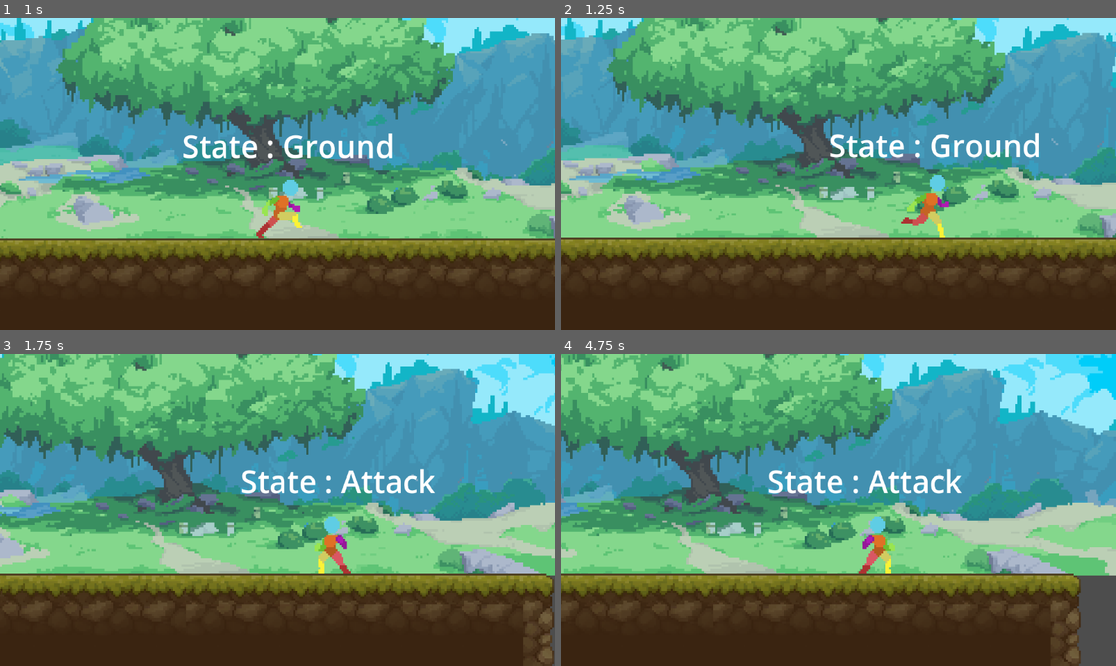
Above: before the commit, frames 1-4 (two rows, left to right).
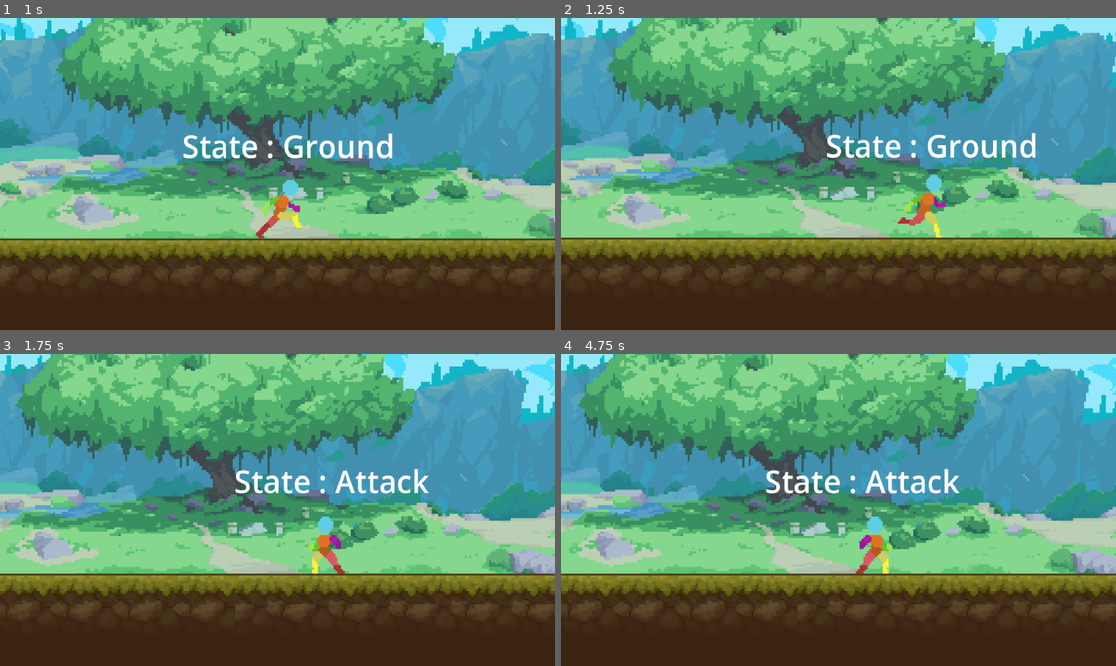
Above: after the commit, the same moments.

Repository: KobyS82/Platformer
Game: Godot game, scene res://Levels/test_level.tscn
Same seed, same stepped clock (60 frames per second), same inputs: the game is played once before the commit and once after it.
Inputs:
- Up to frame 1 (1 s): hold D (right) from 0.53 s (still down); hold Space (jump) from 0.53 s (still down)
- Up to frame 2 (1.25 s): keep holding D (right); keep holding Space (jump)
- Up to frame 3 (1.75 s): keep holding D (right); release Space (jump) at 1.28 s; tap F (attack) at 1.35 s; tap Space (jump) at 1.52, 1.55 s
- Up to frame 4 (4.75 s): tap Space (jump) at 1.82, 3.02, 3.05, 3.32, 4.52, 4.55 s; release D (right) at 2.03 s; hold A (left) 2.03-2.78 s; hold Space (jump) 2.03-2.78 s; hold D (right) 2.78-4.28 s; tap F (attack) at 2.85, 4.35 s; hold Space (jump) 3.53-4.28 s; hold A (left) from 4.28 s (still down)

Frame 1 is identical in both runs. In frame 2, 2.0% of the frame differs, in the area x 47-87%, y 36-71%; in frame 3, 40%; in frame 4, 46%, in the area x 0-100%, y 0-100%.

Commit message:
added ememie sprite packs

Diff:
--- /dev/null
+++ b/Character/Enemies/Snail/snail.tscn
@@ -0,0 +1,13 @@
+[gd_scene load_steps=2 format=3 uid="uid://b5msjqfwxwpo3"]
+
+[sub_resource type="RectangleShape2D" id="RectangleShape2D_hbkj2"]
+
+[node name="Mushroom" type="CharacterBody2D"]
+position = Vector2(68.3351, 30.9662)
+scale = Vector2(0.999116, 0.996982)
+
+[node name="CollisionShape2D" type="CollisionShape2D" parent="."]
+position = Vector2(-68.3956, -31.0599)
+shape = SubResource("RectangleShape2D_hbkj2")
+
+[node name="Sprite2D" type="Sprite2D" parent="."]
--- /dev/null
+++ b/Character/Punch.gd
@@ -0,0 +1,7 @@
+extends Area2D
+
+
+
+
+func _on_body_entered(body):
+	print(body.name)
--- a/Character/player.tscn
+++ b/Character/player.tscn
@@ -1,18 +1,19 @@
-[gd_scene load_steps=49 format=3 uid="uid://dpvnl2r8umfw"]
-
-[ext_resource type="Texture2D" uid="uid://btxiau0r7fmq1" path="res://Art/AssetPack-V1/Sprite Sheets/Character Idle 48x48.png" id="1_6qlk8"]
+[gd_scene load_steps=51 format=3 uid="uid://crum8t2ivyohv"]
+
 [ext_resource type="Script" path="res://Character/player.gd" id="1_20lvu"]
-[ext_resource type="Texture2D" uid="uid://b3l3sg6sxh83x" path="res://Art/Asset Pack-V3/Basic Sword Attack 1/player sword atk 64x64.png" id="2_uknqn"]
-[ext_resource type="Texture2D" uid="uid://fuv5kye8j7gf" path="res://Art/AssetPack-V1/Sprite Sheets/player land 48x48.png" id="3_84qdv"]
-[ext_resource type="Texture2D" uid="uid://kws2k4xqsg1k" path="res://Art/AssetPack-V1/Sprite Sheets/player jump 48x48.png" id="4_b08lk"]
-[ext_resource type="Texture2D" uid="uid://bv7d6akdp8o6t" path="res://Art/AssetPack-V1/Sprite Sheets/run cycle 48x48.png" id="5_2fnwr"]
+[ext_resource type="Texture2D" uid="uid://4labj35brbf2" path="res://Art/Player/Asset Pack-V3/Player Punch/Player Punch 64x64.png" id="2_nu38r"]
+[ext_resource type="Texture2D" uid="uid://kws2k4xqsg1k" path="res://Art/Player/AssetPack-V1/Sprite Sheets/player jump 48x48.png" id="3_qwrxj"]
+[ext_resource type="Texture2D" uid="uid://btxiau0r7fmq1" path="res://Art/Player/AssetPack-V1/Sprite Sheets/Character Idle 48x48.png" id="4_tnf2g"]
+[ext_resource type="Texture2D" uid="uid://fuv5kye8j7gf" path="res://Art/Player/AssetPack-V1/Sprite Sheets/player land 48x48.png" id="5_1xom0"]
 [ext_resource type="Script" path="res://Character/CharacterStateMachine.gd" id="6_iuf56"]
-[ext_resource type="Texture2D" uid="uid://4labj35brbf2" path="res://Art/Asset Pack-V3/Player Punch/Player Punch 64x64.png" id="7_d8717"]
+[ext_resource type="Texture2D" uid="uid://bv7d6akdp8o6t" path="res://Art/Player/AssetPack-V1/Sprite Sheets/run cycle 48x48.png" id="6_xspmc"]
 [ext_resource type="Script" path="res://Character/GroundState.gd" id="7_i0ml2"]
+[ext_resource type="Texture2D" uid="uid://b3l3sg6sxh83x" path="res://Art/Player/Asset Pack-V3/Basic Sword Attack 1/player sword atk 64x64.png" id="7_rvnuy"]
 [ext_resource type="Script" path="res://Character/AirState.gd" id="8_37all"]
 [ext_resource type="Script" path="res://Character/LandingState.gd" id="9_pb8em"]
 [ext_resource type="Script" path="res://Character/StateDebugLabel.gd" id="10_eaard"]
 [ext_resource type="Script" path="res://Character/Attack.gd" id="12_7nj4j"]
+[ext_resource type="Script" path="res://Character/Punch.gd" id="14_nnbs5"]
 
 [sub_resource type="CapsuleShape2D" id="CapsuleShape2D_qmql6"]
 radius = 6.5
@@ -46,7 +47,7 @@
 "times": PackedFloat32Array(0),
 "transitions": PackedFloat32Array(1),
 "update": 1,
-"values": [ExtResource("4_b08lk")]
+"values": [ExtResource("3_qwrxj")]
 }
 tracks/1/type = "value"
 tracks/1/imported = false
@@ -86,7 +87,7 @@
 "times": PackedFloat32Array(0),
 "transitions": PackedFloat32Array(1),
 "update": 1,
-"values": [ExtResource("1_6qlk8")]
+"values": [ExtResource("4_tnf2g")]
 }
 tracks/1/type = "value"
 tracks/1/imported = false
@@ -127,7 +128,7 @@
 "times": PackedFloat32Array(0),
 "transitions": PackedFloat32Array(1),
 "update": 1,
-"values": [ExtResource("3_84qdv")]
+"values": [ExtResource("5_1xom0")]
 }
 tracks/1/type = "value"
 tracks/1/imported = false
@@ -167,7 +168,7 @@
 "times": PackedFloat32Array(0),
 "transitions": PackedFloat32Array(1),
 "update": 1,
-"values": [ExtResource("4_b08lk")]
+"values": [ExtResource("3_qwrxj")]
 }
 tracks/1/type = "value"
 tracks/1/imported = false
@@ -219,7 +220,7 @@
 "times": PackedFloat32Array(0),
 "transitions": PackedFloat32Array(1),
 "update": 1,
-"values": [ExtResource("7_d8717")]
+"values": [ExtResource("2_nu38r")]
 }
 tracks/1/type = "value"
 tracks/1/imported = false
@@ -271,7 +272,7 @@
 "times": PackedFloat32Array(0),
 "transitions": PackedFloat32Array(1),
 "update": 1,
-"values": [ExtResource("7_d8717")]
+"values": [ExtResource("2_nu38r")]
 }
 tracks/1/type = "value"
 tracks/1/imported = false
@@ -324,7 +325,7 @@
 "times": PackedFloat32Array(0),
 "transitions": PackedFloat32Array(1),
 "update": 1,
-"values": [ExtResource("5_2fnwr")]
+"values": [ExtResource("6_xspmc")]
 }
 tracks/1/type = "value"
 tracks/1/imported = false
@@ -364,7 +365,7 @@
 "times": PackedFloat32Array(0),
 "transitions": PackedFloat32Array(1),
 "update": 1,
-"values": [ExtResource("2_uknqn")]
+"values": [ExtResource("7_rvnuy")]
 }
 tracks/1/type = "value"
 tracks/1/imported = false
@@ -499,6 +500,9 @@
 
 [sub_resource type="AnimationNodeStateMachinePlayback" id="AnimationNodeStateMachinePlayback_1xv2o"]
 
+[sub_resource type="RectangleShape2D" id="RectangleShape2D_82nuy"]
+size = Vector2(26.5, 29)
+
 [node name="Player" type="CharacterBody2D"]
 script = ExtResource("1_20lvu")
 
@@ -507,9 +511,9 @@
 shape = SubResource("CapsuleShape2D_qmql6")
 
 [node name="Sprite2D" type="Sprite2D" parent="."]
-texture = ExtResource("4_b08lk")
+texture = ExtResource("2_nu38r")
 offset = Vector2(0, -4)
-hframes = 3
+hframes = 8
 
 [node name="AnimationPlayer" type="AnimationPlayer" parent="."]
 libraries = {
@@ -563,5 +567,13 @@
 script = ExtResource("10_eaard")
 state_machine = NodePath("../CharacterStateMachine")
 
+[node name="Punch" type="Area2D" parent="."]
+script = ExtResource("14_nnbs5")
+
+[node name="CollisionShape2D" type="CollisionShape2D" parent="Punch"]
+position = Vector2(22.25, -2.5)
+shape = SubResource("RectangleShape2D_82nuy")
+
 [connection signal="animation_finished" from="AnimationTree" to="CharacterStateMachine/Landing" method="_on_animation_tree_animation_finished"]
 [connection signal="animation_finished" from="AnimationTree" to="CharacterStateMachine/Attack" method="_on_animation_tree_animation_finished"]
+[connection signal="body_entered" from="Punch" to="Punch" method="_on_body_entered"]
--- a/Levels/test_level.tscn
+++ b/Levels/test_level.tscn
@@ -2024,6 +2024,8 @@
 physics_layer_0/collision_layer = 1
 sources/0 = SubResource("TileSetAtlasSource_oivqp")
 
+[sub_resource type="RectangleShape2D" id="RectangleShape2D_hbkj2"]
+
 [node name="TestLevel" type="Node2D"]
 position = Vector2(0, -1)
 scale = Vector2(0.995097, 1.00109)
@@ -2059,3 +2061,10 @@
 position_smoothing_enabled = true
 drag_horizontal_enabled = true
 drag_vertical_enabled = true
+
+[node name="CharacterBody2D" type="CharacterBody2D" parent="."]
+position = Vector2(68.3351, 30.9662)
+scale = Vector2(0.999116, 0.996982)
+
+[node name="CollisionShape2D" type="CollisionShape2D" parent="CharacterBody2D"]
+shape = SubResource("RectangleShape2D_hbkj2")
Not shown, removed: Art/Asset Pack-V3/Basic Sword Attack 1/player sword atk 64x64.png.import
Not shown, removed: Art/Asset Pack-V3/Player Death/Player Death 64x64.png.import
Not shown, removed: Art/Asset Pack-V3/Player Hurt-Damaged/Player Hurt 48x48.png.import
Not shown, removed: Art/Asset Pack-V3/Player Punch/Player Punch 64x64.png.import
Not shown, removed: Art/Asset Pack-V3/Player Sword Idle/Player Sword Idle 48x48.png.import
Not shown, removed: Art/Asset Pack-V3/Player Sword Run/Player Sword Run 48x48.png.import
Not shown, removed: Art/Asset Pack-V3/PlayerIdlePushPull/player push idle 48x48.png.import
Not shown, removed: Art/Asset Pack-V3/PlayerWalk/PlayerWalk 48x48.png.import
Not shown, removed: Art/Asset Pack-V3/Sword Stab/Player Sword Stab 96x48.png.import
Not shown, removed: Art/AssetPack-V1/Sprite Sheets/Character Idle 48x48.png.import
Not shown, removed: Art/AssetPack-V1/Sprite Sheets/Wall Slide 48x48.png.import
Not shown, removed: Art/AssetPack-V1/Sprite Sheets/player jump 48x48.png.import
(and 123 more such lines)
